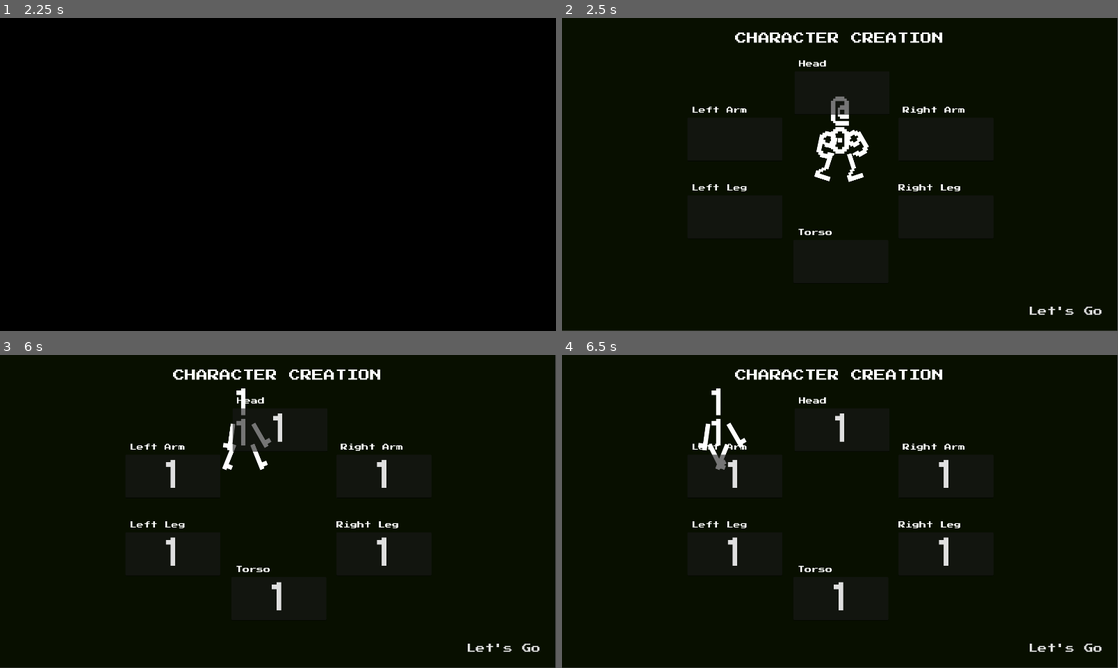
Above: before the commit, frames 1-4 (two rows, left to right).
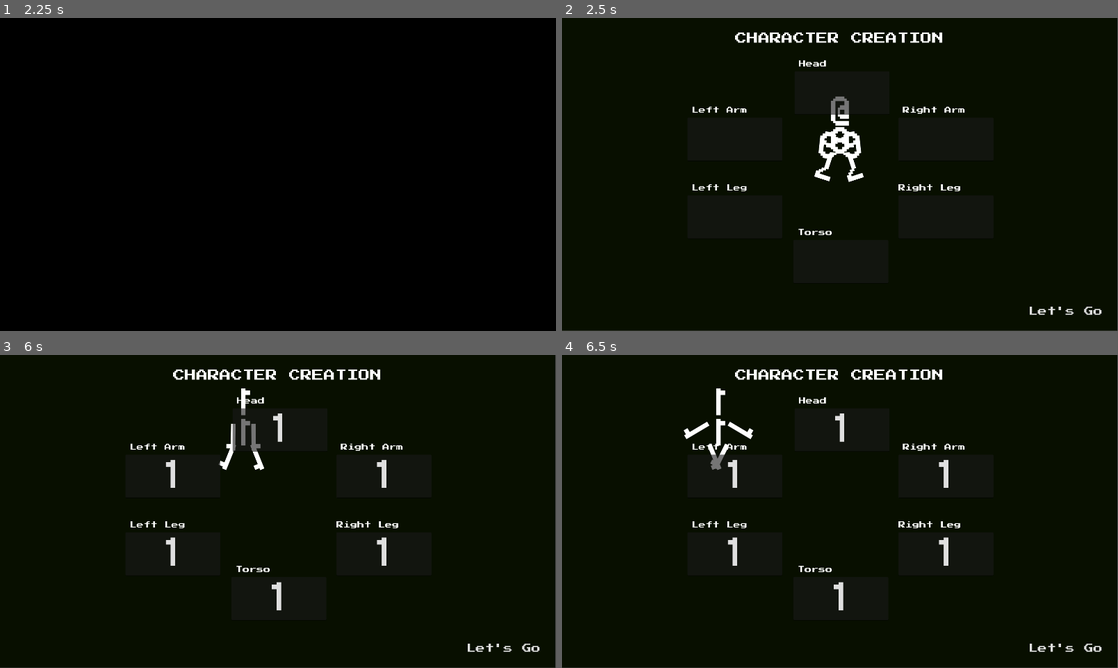
Above: after the commit, the same moments.

Repository: CaptainDizzy/godot_test
Game: Godot game, scene res://menu/menu.tscn
The game is run twice, just before and just after one commit, with the same random seed, the same clock (stepped at 60 frames per second) and the same inputs.
Inputs (mouse positions are in pixels of both pictures, inside the frame that each line leads up to):
- Up to frame 1 (2.25 s): move the mouse to (250, 237) at 0.52 s; hold W (move_up) 0.53-1.25 s; click "ASCII Character Test" at 1.25 s; move the mouse to (444, 221) at 2.02 s; hold W (move_up) from 2.03 s (still down)
- Up to frame 2 (2.5 s): keep holding W (move_up)
- Up to frame 3 (6 s): release W (move_up) at 2.75 s; click (278, 430) at 2.77 s; type "12" at 2.85 s; click (278, 599) at 3 s; type "12" at 3.08 s; click (172, 477) at 3.23 s; type "12" at 3.32 s; click (383, 477) at 3.52 s; type "12" at 3.6 s; click (172, 555) at 3.75 s; type "12" at 3.83 s; click (383, 555) at 3.98 s; type "12" at 4.07 s; click "Let's Go" at 4.25 s; click "Let's Go" at 5 s; tap Enter at 5.75 s; move the mouse to (111, 464) at 5.77 s; hold A (move_left) from 5.78 s (still down)
- Up to frame 4 (6.5 s): keep holding A (move_left)

Frame 1 is identical in both runs. In frame 2, 0.3% of the frame differs, in the area x 45-56%, y 35-45%; in frame 3, 0.3%; in frame 4, 0.5%, in the area x 21-35%, y 10-37%.

Commit message:
fixed ASCII walks animation and turn left.

Diff:
--- a/dizzy-playground-2d/boop_game/assets/ascii.tscn
+++ b/dizzy-playground-2d/boop_game/assets/ascii.tscn
@@ -169,7 +169,7 @@
 "times": PackedFloat32Array(0, 0.25, 0.5, 0.75),
 "transitions": PackedFloat32Array(1, 1, 1, 1),
 "update": 0,
-"values": [-1.0471975511965976, -1.5707963267948966, -1.0471975511965976, -1.5707963267948966]
+"values": [-1.0471975511965976, -1.7453292519943295, -1.0471975511965976, -0.3490658503988659]
 }
 tracks/3/type = "value"
 tracks/3/imported = false
@@ -178,10 +178,10 @@
 tracks/3/interp = 1
 tracks/3/loop_wrap = true
 tracks/3/keys = {
-"times": PackedFloat32Array(0),
-"transitions": PackedFloat32Array(1),
-"update": 0,
-"values": [1.0471975511965976]
+"times": PackedFloat32Array(0, 0.25, 0.5, 0.75),
+"transitions": PackedFloat32Array(1, 1, 1, 1),
+"update": 0,
+"values": [1.0471975511965976, 1.7453292519943295, 1.0471975511965976, 0.3490658503988659]
 }
 
 [sub_resource type="AnimationLibrary" id="AnimationLibrary_j0sjl"]
--- a/dizzy-playground-2d/boop_game/scripts/player.gd
+++ b/dizzy-playground-2d/boop_game/scripts/player.gd
@@ -13,16 +13,21 @@
 
 func _physics_process(delta: float) -> void:
 	var direction = Input.get_vector("move_left", "move_right", "move_up", "move_down")
-	if is_dead == true:
+	if is_dead:
 		velocity = direction * 0
 	else:
 		velocity = direction * 600
+	if direction.x < 0:
+		%ASCII.scale.x = -1
+	elif direction.x > 0:
+		%ASCII.scale.x = 1
+
 	move_and_slide()
 
-	if velocity.length() > 0.0 && is_dead == false:
+	if velocity.length() > 0.0 && not is_dead:
 		%ASCII.play_walk_animation()
-	if velocity.length() <= 0.0 && is_dead == false:
+	if velocity.length() <= 0.0 && not is_dead:
 		%ASCII.play_idle_animation()
-	if is_dead == true && death_anim == false:
+	if is_dead == true && not death_anim:
 		%ASCII.play_dead_animation()
 		death_anim = true
